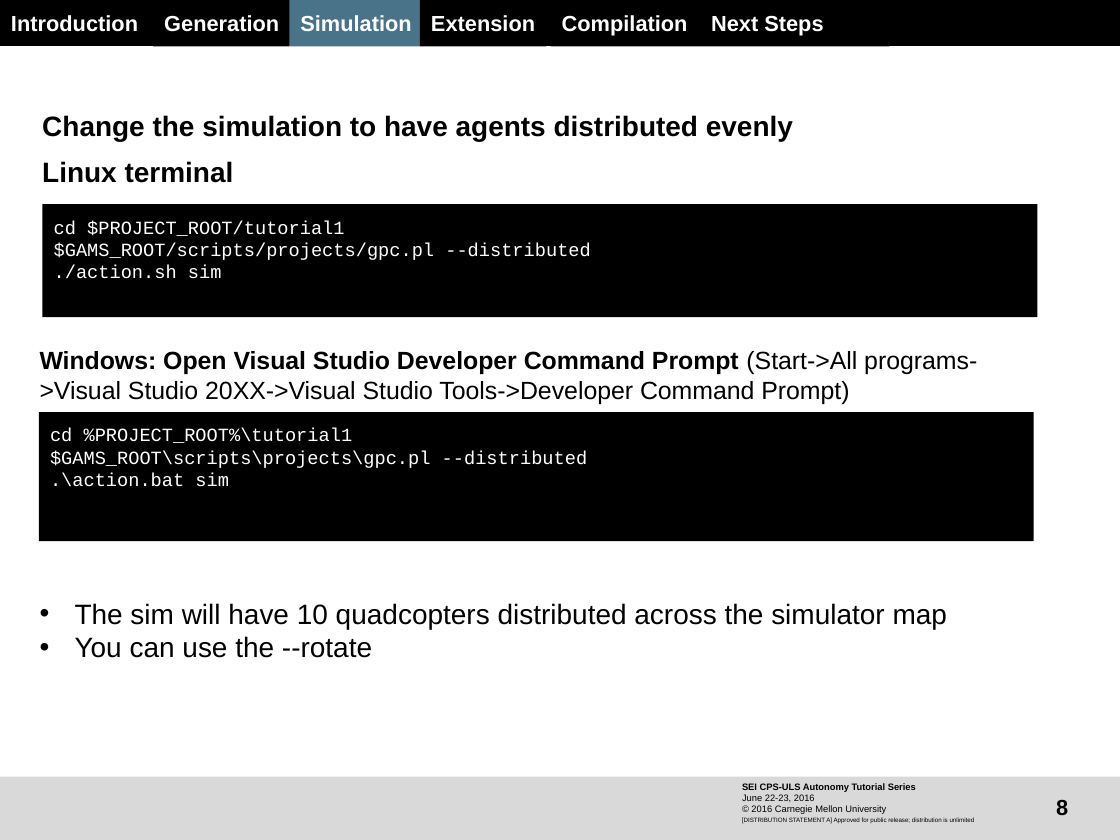
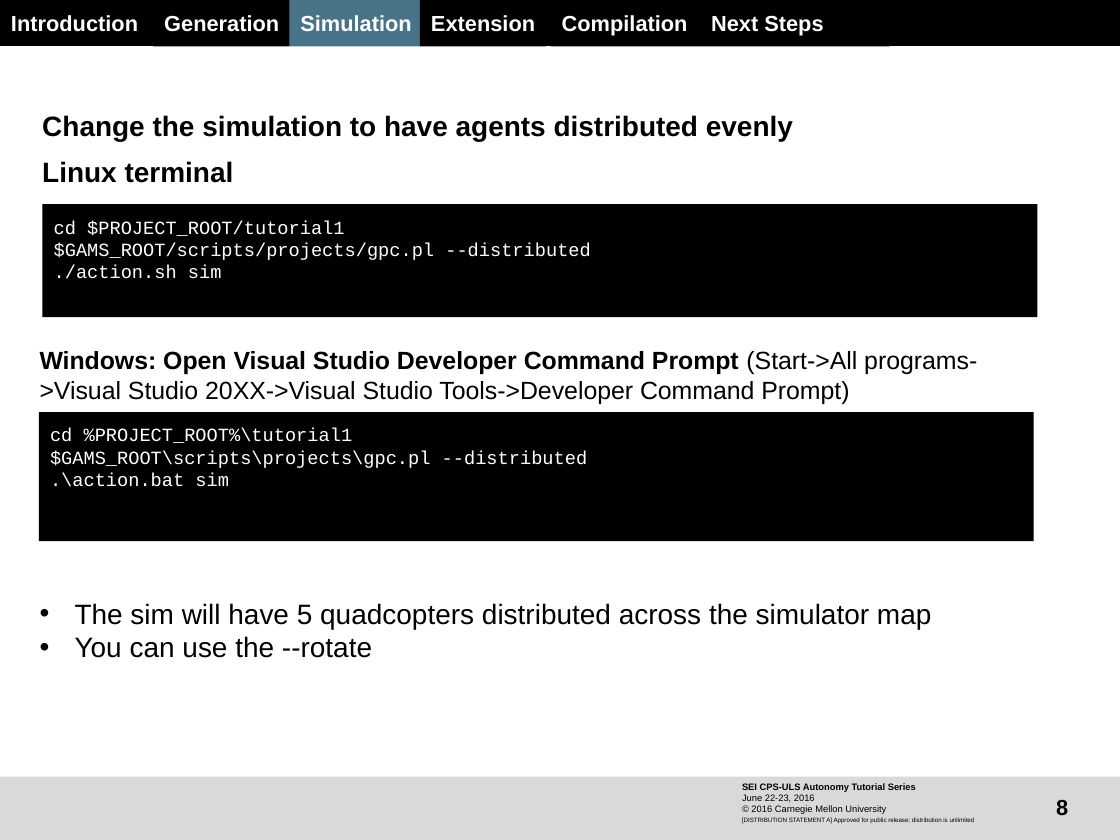
Before and after one commit to Burgos/gams, a slide deck: slide 8 of SEI_CPSULS_Tutorial_Day1_04_CreatingDistributedAutonomyProjects.pptx. Drawn at 1120x840 pixels with LibreOffice and Linux fonts; fonts in the diff are those of the drawing; background and template pictures are left out. Boxes give left, top, right and bottom in pixels: in the first picture for what was removed or moved away, otherwise in the second. Text is boxed around its words. In the diff, an @@ line names an element or a change of style, - is before the commit and + after.

Commit message:
* Updated presentation 4 with the correct number of quadcopters in the project

```diff
--- a/SEI_CPSULS_Tutorial_Day1_04_CreatingDistributedAutonomyProjects.pptx
+++ b/SEI_CPSULS_Tutorial_Day1_04_CreatingDistributedAutonomyProjects.pptx
@@ text at <box>75,603,931,629</box>: text changed @@
-• The sim will have 10 quadcopters distributed across the simulator map
+• The sim will have 5 quadcopters distributed across the simulator map
```
